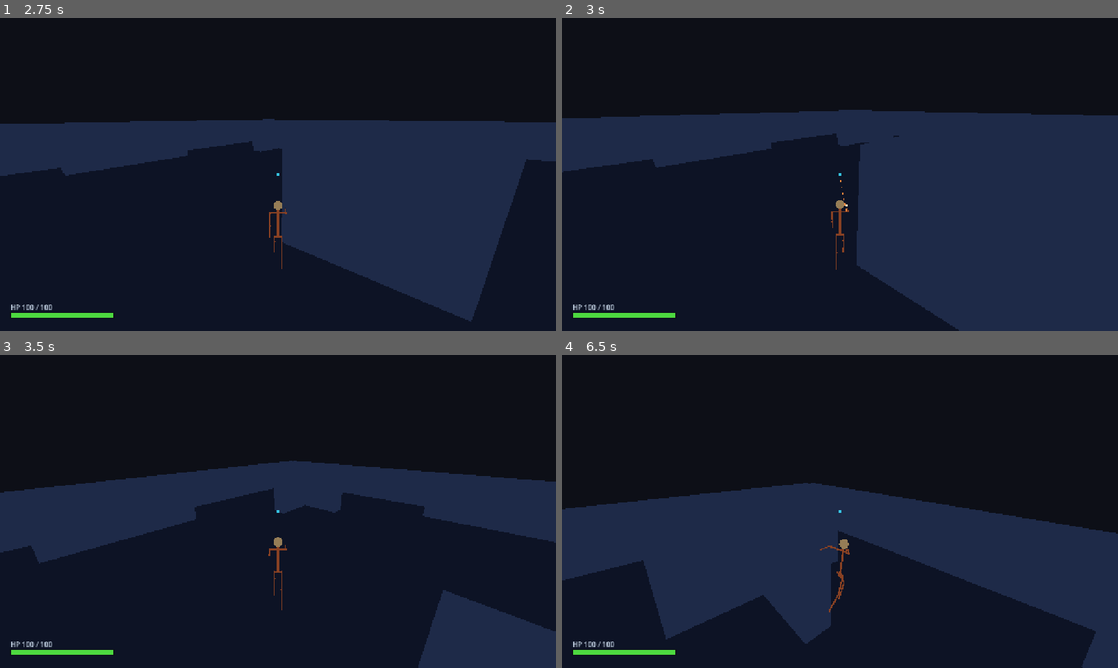
Above: before the commit, frames 1-4 (two rows, left to right).
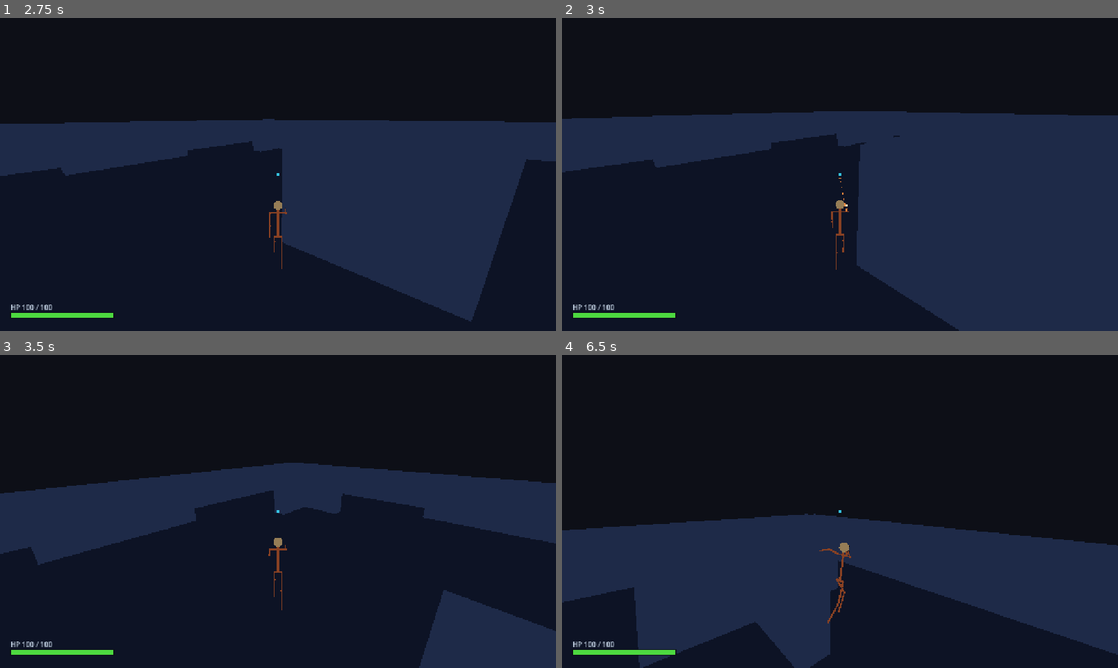
Above: after the commit, the same moments.

Repository: TCOTC/stick-skirmish
Game: Godot game, scene res://scenes/main.tscn
Two runs of this game, one before a commit and one after it. Both use one fixed random seed, a clock stepped at 60 frames per second and the inputs below.
Inputs (mouse positions are in pixels of both pictures, inside the frame that each line leads up to):
- Up to frame 1 (2.75 s): move the mouse to (400, 158) at 0.52 s; hold D (move_right) 0.53-1.28 s; hold Shift (crouch) 0.53-1.28 s; right-click (400, 158) at 0.6 s; click (400, 158) at 0.67 s; tap Space (jump) at 0.77, 1.52 s; move the mouse to (250, 174) at 1.27 s; hold W (move_forward) from 1.28 s (still down); tap Shift (crouch) at 1.35 s; right-click (250, 174) at 1.55 s; move the mouse to (289, 168) at 2.02 s; hold Shift (crouch) from 2.03 s (still down); right-click (289, 168) at 2.1 s
- Up to frame 2 (3 s): keep holding W (move_forward); move the mouse to (834, 180) at 2.77 s; release Shift (crouch) at 2.78 s; tap Shift (crouch) at 2.85 s; click (834, 180) at 2.92 s
- Up to frame 3 (3.5 s): keep holding W (move_forward); tap Space (jump) at 3.02 s; right-click (272, 517) at 3.05 s
- Up to frame 4 (6.5 s): move the mouse to (878, 514) at 3.52 s; press the mouse at (878, 514) at 3.53 s; tap Space (jump) at 3.77, 4.52, 6.02 s; tap Shift (crouch) at 3.8 s; move the mouse to (795, 508) at 4.27 s; release the mouse at (795, 508) at 4.28 s; right-click (795, 508) at 4.35 s; move the mouse to (845, 511) at 5.02 s; hold Shift (crouch) 5.03-5.78 s; click (845, 511) at 5.17 s; move the mouse to (817, 505) at 5.77 s; release W (move_forward) at 5.78 s; hold D (move_right) from 5.78 s (still down); right-click (817, 505) at 5.85 s

Frame 1 is identical in both runs. In frame 2, 0.2% of the frame differs, in the area x 0-94%, y 29-89%; in frame 3, 1.0%; in frame 4, 16%, in the area x 0-100%, y 40-100%.

Commit message:
射击：后坐力改为累积上飘且不回落
后坐力学用户要求改掉了原来的“抬一下再弹回去”：

  连发时准星逐渐往上飘，松开后**停在抬起的位置**，要靠自己把鼠标往下压来补偿。

实现上每发直接写进俯仰基准 `_pitch`（不再是独立的叠加量），唯一的边界是俯仰上限
`pitch_max_deg`（默认 35°）。默认视角 −12.6°，所以从满下限到上限约 34 发，差不多一个弹匣。
于是 `_recoil`、`recoil_max_deg`、`recoil_recovery` 三个东西都不需要了，已删掉。

顺带修正开火顺序：抬准星原来写在计算弹道之前，那样连**第一发**都会偏掉一个后坐力步长。
现在改成先算完这一发的方向与命中点、再抬准星，子弹飞向的始终是开火前瞄的位置。

需要注意的是，这个相机在 2.5 米高，瞄准同高度、6 米外的对手时命中区间只有约 16°
（−6.7° 到 −22.6°）。每发 1.4° 意味着连发四五发就会打过对方头顶，所以实际打起来得
一边扫一边压枪。觉得太难就把 `recoil_per_shot_deg` 调小；这个数值是手感事，由人定。

检查相应调整（--shoot，17 项）：

- “后坐力会自行回落”改为 **“飘上去后不回落”**：比较松手瞬间与 1.5 秒后的俯仰，
  漂移应约等于 0。
- 新增 **“持续开火会继续往上飘”**：第二轮开火的终点比第一轮更高。
- “不超过上限”改用快照里的 `pitchMaxDeg` 断言。

这次也修好了两个测试自身的问题：

- **扣血不能等打完再读。** 对方被打死会在 3 秒后重生回满血，那时读到的永远是 100
  （上一版就因此误报“没打中”）。现在开火期间同时盯他的血量，记录最低值。
- **松手后要等一拍再读俯仰。** Godot 还没处理完松开时，冷却到点会又打出一发，
  于是“松手瞬间的值”偏小，把“不回落”误判成“回落了”。现在松手后等 0.5 秒再读。

Diff:
--- a/scripts/net.gd
+++ b/scripts/net.gd
@@ -447,19 +447,17 @@
 	if _player != null and "shots_fired" in _player:
 		shots = int(_player.get("shots_fired"))
 
-	# 后坐力与下蹲的实时值，供自动化检查验证“开火抬枪、松开回落、蹲下减后坐”。
-	var recoil := 0.0
+	# 后坐力与下蹲的实时值，供自动化检查验证“开火逐渐上飘、不回落、蹲下上飘更小”。
+	# 后坐力现在写进俯仰基准里，所以“抬了多少”就由 pitchDeg 本身反映，不再单列一个量。
 	var crouch := 0.0
 	var pitch_deg := 0.0
 	var cam_y := 0.0
-	# 后坐力与下蹲的配置值一并报出去：自动化检查据此断言，
-	# 这样改了配置之后测试会跟着变，而不是在测试里另写一份常量（两个真相来源）。
+	# 配置值一并报出去：自动化检查据此断言，改了配置测试会跟着变，
+	# 而不是在测试里另写一份常量（那样就有两个真相来源）。
 	var recoil_per_shot_deg := 0.0
-	var recoil_max_deg := 0.0
+	var pitch_max_deg := 0.0
 	var crouch_recoil_scale := 1.0
 	if _player != null:
-		if _player.has_method("recoil_deg"):
-			recoil = float(_player.call("recoil_deg"))
 		if _player.has_method("crouch_amount"):
 			crouch = float(_player.call("crouch_amount"))
 		if _player.has_method("aim_pitch"):
@@ -468,9 +466,8 @@
 		if arm != null:
 			cam_y = arm.position.y
 		recoil_per_shot_deg = float(_player.get("recoil_per_shot_deg"))
-		recoil_max_deg = float(_player.get("recoil_max_deg"))
+		pitch_max_deg = float(_player.get("pitch_max_deg"))
 		crouch_recoil_scale = float(_player.get("crouch_recoil_scale"))
-		recoil = snappedf(recoil, 0.01)
 		crouch = snappedf(crouch, 0.01)
 		pitch_deg = snappedf(pitch_deg, 0.01)
 		cam_y = snappedf(cam_y, 0.01)
@@ -504,12 +501,12 @@
 		"pos": [snappedf(pos.x, 0.01), snappedf(pos.y, 0.01), snappedf(pos.z, 0.01)],
 		"health": own_health,
 		"shots": shots,
-		"recoilDeg": recoil,
+		"recoilDeg": pitch_deg,
 		"crouch": crouch,
 		"pitchDeg": pitch_deg,
 		"camY": cam_y,
 		"recoilPerShotDeg": recoil_per_shot_deg,
-		"recoilMaxDeg": recoil_max_deg,
+		"pitchMaxDeg": pitch_max_deg,
 		"crouchRecoilScale": crouch_recoil_scale,
 		"fx": _count_fx(),
 		"headScreenY": head_screen_y,
--- a/scripts/player.gd
+++ b/scripts/player.gd
@@ -34,15 +34,11 @@
 ## 倒地后多久重生（秒）。
 @export var respawn_delay: float = 3.0
 
-## 每发抬起的俯仰角（度）。后坐力抬升是**真抬准星**：
-## 子弹方向取自镜头，所以枪口与弹道会一起上去，而不是只晃一下画面。
+## 每发抬起的俯仰角（度）。
+##
+## 后坐力是**累积上飘且不回落**的：连发时准星逐渐往上飘，松开后**停在抬起的位置**，
+## 要靠自己把鼠标往下压来补偿。这比“抬一下再弹回去”更吃操作，也让压枪成为一门手艺。
 @export var recoil_per_shot_deg: float = 1.4
-## 连发时后坐力最多累积到这个角度（度），否则持续扫射会把准星抬到天上。
-@export var recoil_max_deg: float = 7.0
-## 后坐力的回落速度（指数逼近系数）。它和射速一起决定连发时的稳态抬升：
-## 稳态 ≈ 每发角度 ÷ (1 - e^(-回落速度 × 射击间隔))。
-## 曾用 7.0，稳态只有约 2°，视觉上几乎看不出来，所以放缓到 4.5（稳态约 4°）。
-@export var recoil_recovery: float = 4.5
 
 ## 站立时相机相对角色的高度（米）。下蹲时会降到 crouch_cam_y。
 ##
@@ -69,10 +65,9 @@
 # 用 preload 而不是全局类名：headless 与 --script 模式不会写 .godot 里的全局类缓存。
 const StickFigureScript := preload("res://scripts/stick_figure.gd")
 
-# 鼠标控制的**基准**俯仰。后坐力不写进这里，否则回落时会把鼠标的瞄准一起拽走。
+# 鼠标控制的**基准**俯仰。后坐力也写进这里（它要留在原地不回落），
+# 所以玩家得靠往下拖鼠标把准星压回来。正值为向上看。
 var _pitch: float = -0.22
-# 后坐力额外抬起的角度（弧度），会自行回落到 0。
-var _recoil := 0.0
 # 下蹲程度：0 = 站立，1 = 完全蹲下。
 var _crouch := 0.0
 var _gravity: float = 24.0
@@ -163,8 +158,7 @@
 	_fire_cd = maxf(0.0, _fire_cd - delta)
 	_fire_block = maxf(0.0, _fire_block - delta)
 
-	# 这三件事与生死无关（倒地时枪口姿态也要正确收尾），所以放在存活判断之前。
-	_update_recoil(delta)
+	# 这两件事与生死无关（倒地时枪口姿态也要正确收尾），所以放在存活判断之前。
 	_update_stance(active, delta)
 	_apply_aim()
 
@@ -207,16 +201,6 @@
 		_try_fire()
 
 
-## 后坐力自行回落。它是**叠加**在基准俯仰上的，不写回 `_pitch`，
-## 否则回落时会把鼠标瞄到的位置一起拽下来（瞄准会“自己往下飘”）。
-func _update_recoil(delta: float) -> void:
-	if _recoil <= 0.0:
-		return
-	_recoil = lerpf(_recoil, 0.0, 1.0 - exp(-recoil_recovery * delta))
-	if _recoil < 0.0005:
-		_recoil = 0.0
-
-
 ## 站立↔下蹲的过渡。下蹲只改相机高度与移动速度，碰撞胶囊高度不变——
 ## 所以现在是“视觉上的蹲”，还没法真的钻进矮掩体。要做成真下蹲得同步改胶囊。
 func _update_stance(active: bool, delta: float) -> void:
@@ -227,11 +211,9 @@
 	_arm.position.y = lerpf(stand_cam_y, crouch_cam_y, _crouch)
 
 
-## 当前生效的俯仰 = 鼠标基准 + 后坐力。子弹方向与枪口都取这个值。
+## 当前生效的俯仰。子弹方向与枪口都取这个值，后坐力的抬升也在其中。
 func aim_pitch() -> float:
-	return clampf(
-		_pitch + _recoil, deg_to_rad(pitch_min_deg), deg_to_rad(pitch_max_deg)
-	)
+	return _pitch
 
 
 func _apply_aim() -> void:
@@ -243,16 +225,16 @@
 	return _crouch
 
 
-## 当前后坐力抬升的角度（度）。供自动化检查读取。
-func recoil_deg() -> float:
-	return rad_to_deg(_recoil)
-
-
-## 开一发的后坐力。累积有上限（recoil_max_deg），否则按住扫射会把准星顶到天上。
+## 开一发的后坐力：把准星往上抬一点，**并且留在那里**。
+##
+## 唯一的边界是俯仰上限（pitch_max_deg）：一直按住不放会飘到顶，此时无法再往上。
+## 不再有“累积上限 + 自行回落”那一套，因为需求是“飘上去不要回原位”。
 func _kick_recoil() -> void:
 	var scale := lerpf(1.0, crouch_recoil_scale, _crouch)
 	var kick := deg_to_rad(recoil_per_shot_deg * scale)
-	_recoil = minf(_recoil + kick, deg_to_rad(recoil_max_deg))
+	_pitch = clampf(
+		_pitch + kick, deg_to_rad(pitch_min_deg), deg_to_rad(pitch_max_deg)
+	)
 
 
 ## 身体随方向键偏转一点，**不超过 lean_deg**。镜头不跟随这个偏转。
@@ -330,10 +312,6 @@
 	_fire_cd = fire_rate
 	shots_fired += 1
 
-	# 后坐力：抬准星。它改的是 _recoil（叠加层），所以回落时不会把鼠标瞄的位置带走；
-	# 下蹲时按 crouch_recoil_scale 削减，这就是“蹲下换稳定”的实惠。
-	_kick_recoil()
-
 	var from := _camera.global_position
 	var dir := -_camera.global_transform.basis.z
 	var hit := _raycast(from, dir, [self])
@@ -351,6 +329,11 @@
 	# 既不会有视差，也不会从自己的身体里穿出去。
 	if Net.connected:
 		Net.broadcast_fire(muzzle, (point - muzzle).normalized())
+
+	# 抬准星放在最后：子弹要飞向**开火前**瞄的那个位置，
+	# 抬起来是留给下一发、以及玩家自己要压回来的那一份。
+	# 写在前面的话，连第一发都会偏掉一个后坐力步长。
+	_kick_recoil()
 
 
 ## 收到别人开火。**由被打中的人判定命中**（本函数在被打者的客户端运行）。
Not shown, changed: AGENTS.md
